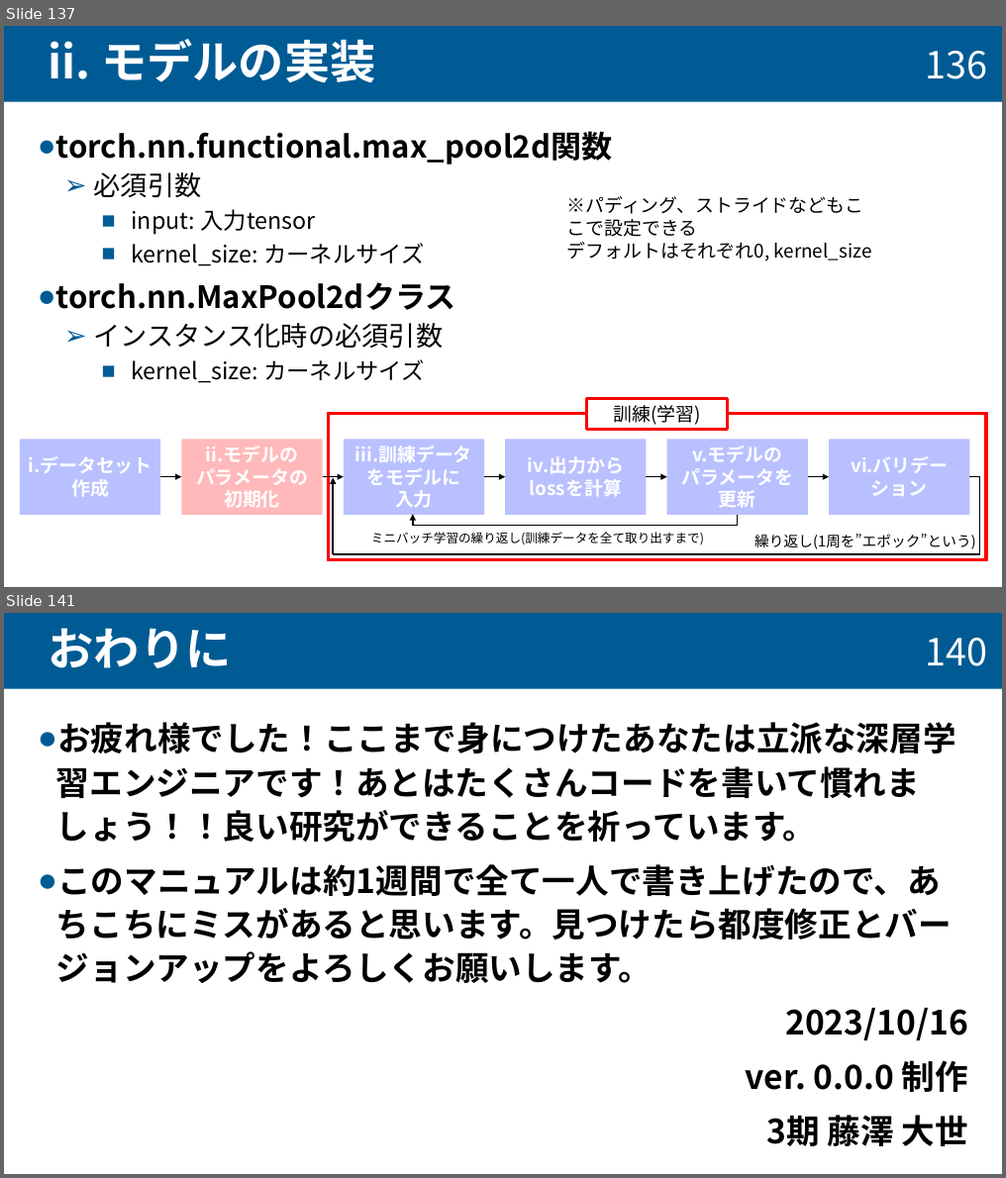
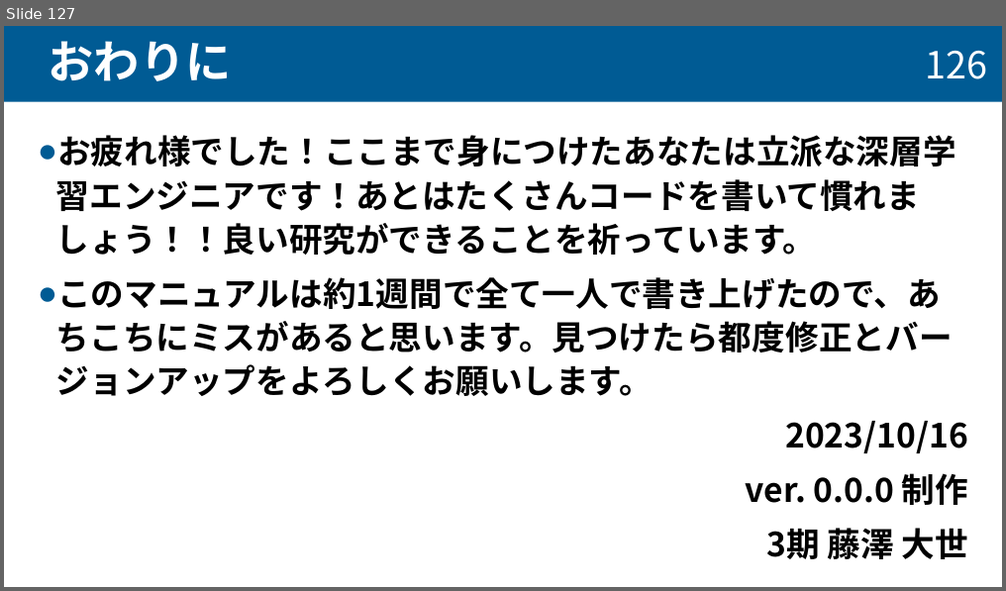
Before and after one commit to taiseifujisawa/cnn_manual_nktlab, a slide deck: cnn_manual.pptx. Shown one above the other, each under a label of ours: slides 137 and 141 before the commit, slide 127 after it; the slides between them are not shown. The pictures are 1006x1178 and 1006x591 pixels, drawn with LibreOffice and Linux fonts; fonts in the diff are those of the drawing. Boxes give left, top, right and bottom in pixels: in the first picture for what was removed or moved away, otherwise in the second. Text is boxed around its words. In the diff, an @@ line names an element or a change of style, - is before the commit and + after.

```diff
--- a/cnn_manual.pptx
+++ b/cnn_manual.pptx
@@ slide 137 removed at (4, 26, 1002, 587), background #FFFFFF @@
@@ title removed at (4, 26, 1002, 101) @@
-ii. モデルの実装
@@ page number removed at (925, 51, 987, 79) @@
-136
@@ text removed at (56, 131, 613, 383) @@
-● torch.nn.functional.max_pool2d関数
-  ➢ 必須引数
-    ■ input: 入力tensor
-    ■ kernel_size: カーネルサイズ
-● torch.nn.MaxPool2dクラス
-  ➢ インスタンス化時の必須引数
-    ■ kernel_size: カーネルサイズ
@@ text removed at (567, 196, 872, 262) @@
-      ※パディング、ストライドなどもここで設定できる
-      デフォルトはそれぞれ0, kernel_size
@@ group removed at (20, 399, 986, 561): 8 rectangles, 7 arrows, 2 texts, 2 lines, 1 elbow line @@
-i.データセット
-作成
-ii.モデルの
-パラメータの
-初期化
-iii.訓練データ
-をモデルに
-入力
-iv.出力からlossを計算
-v.モデルの
-パラメータを更新
-vi.バリデーション
-訓練(学習)
-繰り返し(1周を”エポック”という)
-ミニバッチ学習の繰り返し(訓練データを全て取り出すまで)
@@ what was slide 141 is now slide 127 @@
@@ page number at (925, 51, 987, 79): text changed @@
-140
+126
```
Also in this commit, not shown: 7 slides changed, 15 slides added, 28 other slides removed.
